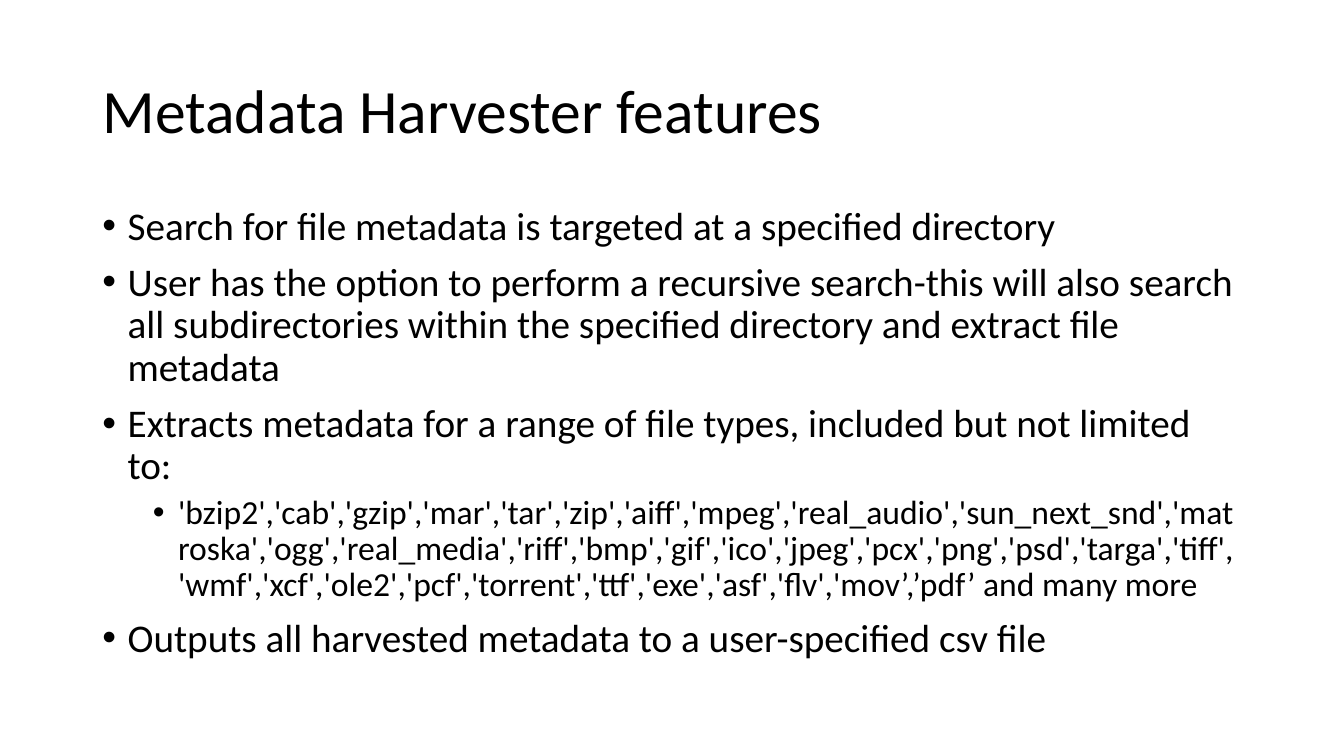
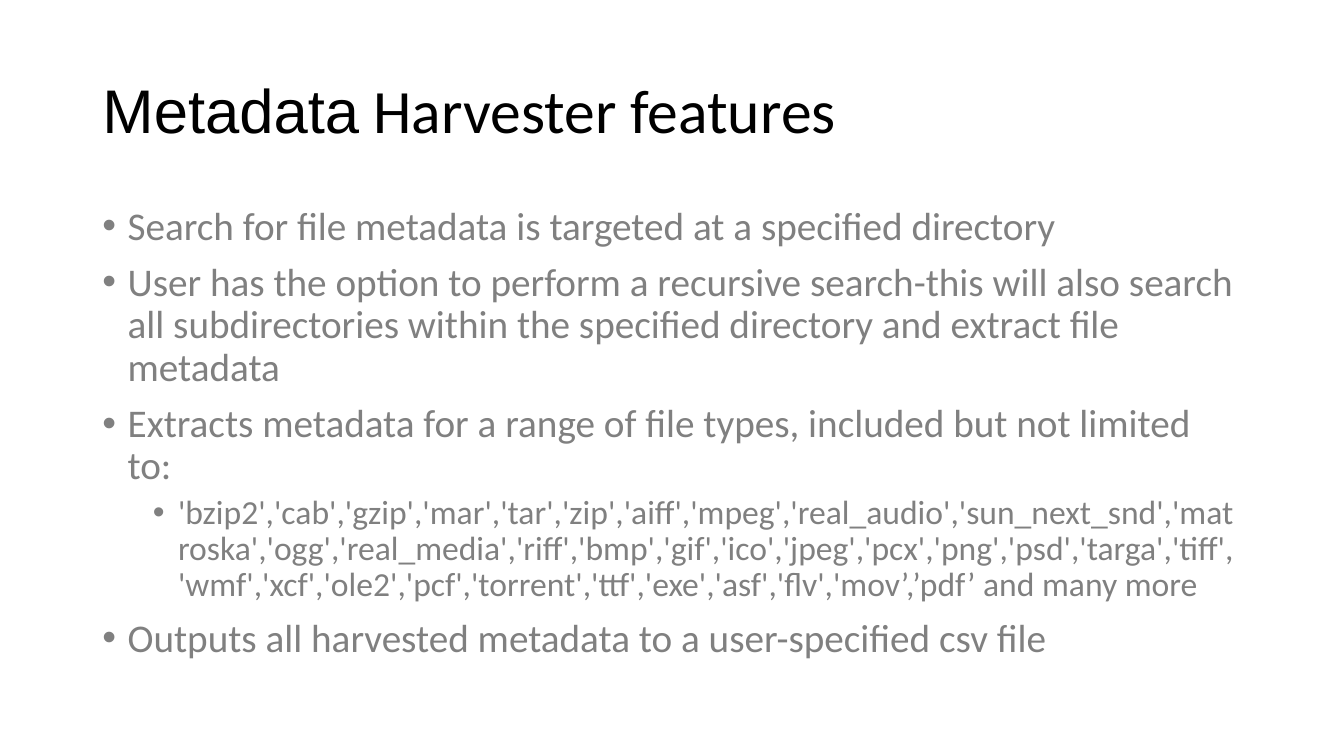
Before and after one commit to JesseHare90/CSC3600-ICT-Professional-Project, a slide deck: slide 4 of Final_Project/presentation/Jesse/Section4_ProductDemonstration_Jesse.pptx (slide 3 before the commit). Drawn at 1344x756 pixels with LibreOffice and Linux fonts; fonts in the diff are those of the drawing. Boxes give left, top, right and bottom in pixels: in the first picture for what was removed or moved away, otherwise in the second. Text is boxed around its words. In the diff, an @@ line names an element or a change of style, - is before the commit and + after.

```diff
--- a/Final_Project/presentation/Jesse/Section4_ProductDemonstration_Jesse.pptx
+++ b/Final_Project/presentation/Jesse/Section4_ProductDemonstration_Jesse.pptx
@@ title "Metadata Harvester features" at box(102, 88, 836, 134): font Calibri to Arial in "Metadata" @@
@@ text "Search for file metadata is ..." at box(128, 213, 1233, 658): text colour #000000 to #808080 @@
```
Also in this commit, not shown: 4 other slides changed, 1 slide added.
